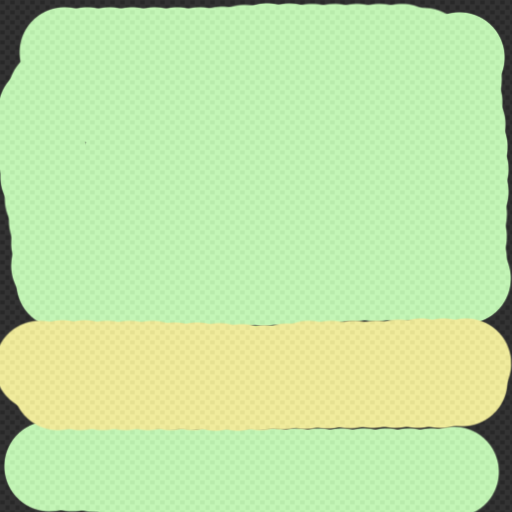
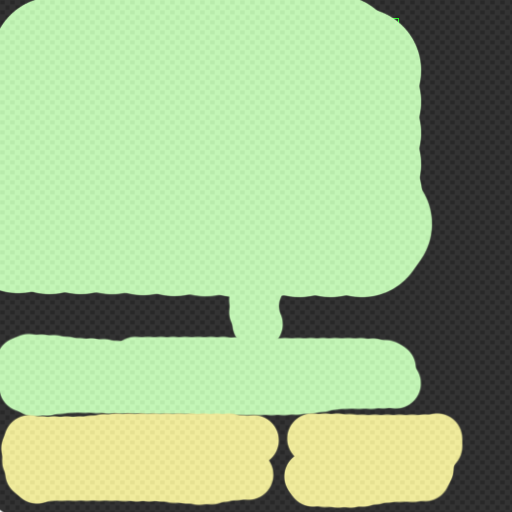
Before/after of a w=512, h=512 layered artwork. What changed in the layer stack:
painted on "Layer 2" over 0, 0, 512, 512
painted on "Layer 0" over 13, 18, 474, 496
